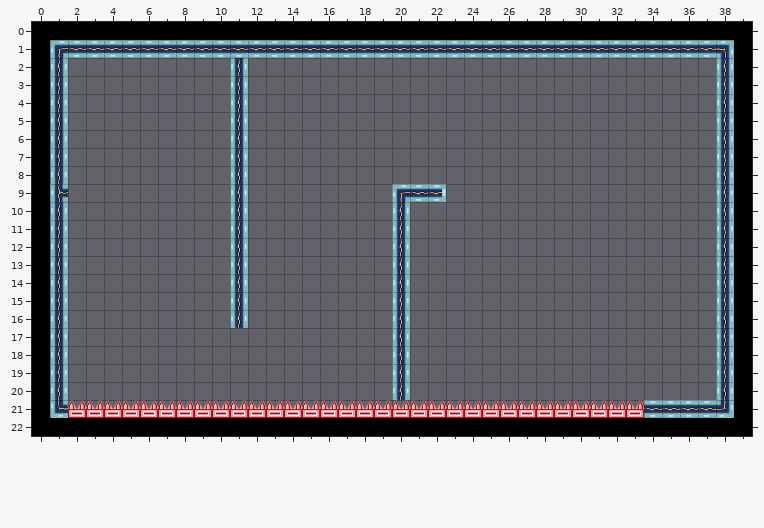
An edit to a level. Tiled map, core/assets/level_5-5.tmx. Above: the version before the commit.
Cells are 32x32 px. Shown: x 0..39, y 0..22.
After:
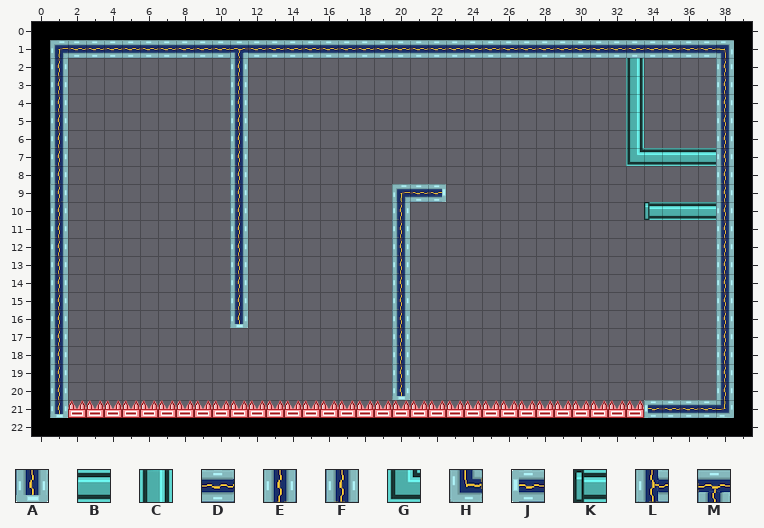
Key: from "tileset": A 36, B 68, C 69, D 97, E 128, F 130, G 135, H 160, J 163, K 166, L 192, M 194.
_ is an empty cell.
Edits made:
{"where": "layer \"background\""}
{"y":2,"x":33,"old":"_","new":"C"}
{"y":3,"x":33,"old":"_","new":"C"}
{"y":4,"x":33,"old":"_","new":"C"}
{"y":5,"x":33,"old":"_","new":"C"}
{"y":6,"x":33,"old":"_","new":"C"}
{"y":7,"x":33,"old":"_____","new":"GBBBB"}
{"y":10,"x":34,"old":"____","new":"KBBB"}
{"where": "layer \"platforms\""}
{"y":1,"x":11,"old":"D","new":"M"}
{"y":9,"x":1,"old":"L","new":"E"}
{"y":16,"x":11,"old":"F","new":"A"}
{"y":20,"x":20,"old":"F","new":"A"}
{"y":21,"x":1,"old":"H","new":"A"}
{"y":21,"x":34,"old":"D","new":"J"}
{"label":"changed","picture_box":[230,40,248,58]}
{"label":"added","picture_box":[626,58,716,166]}
{"label":"changed","picture_box":[51,184,68,202]}
{"label":"added","picture_box":[644,202,716,220]}
{"label":"changed","picture_box":[230,310,248,328]}
{"label":"changed","picture_box":[392,382,410,400]}
{"label":"changed","picture_box":[50,400,68,418]}
{"label":"changed","picture_box":[644,400,662,418]}
